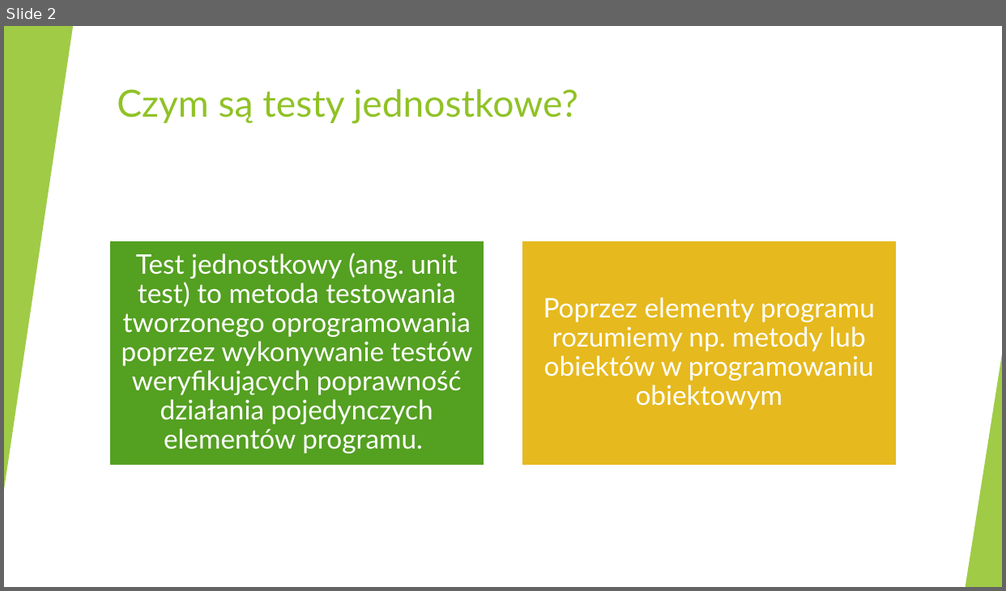
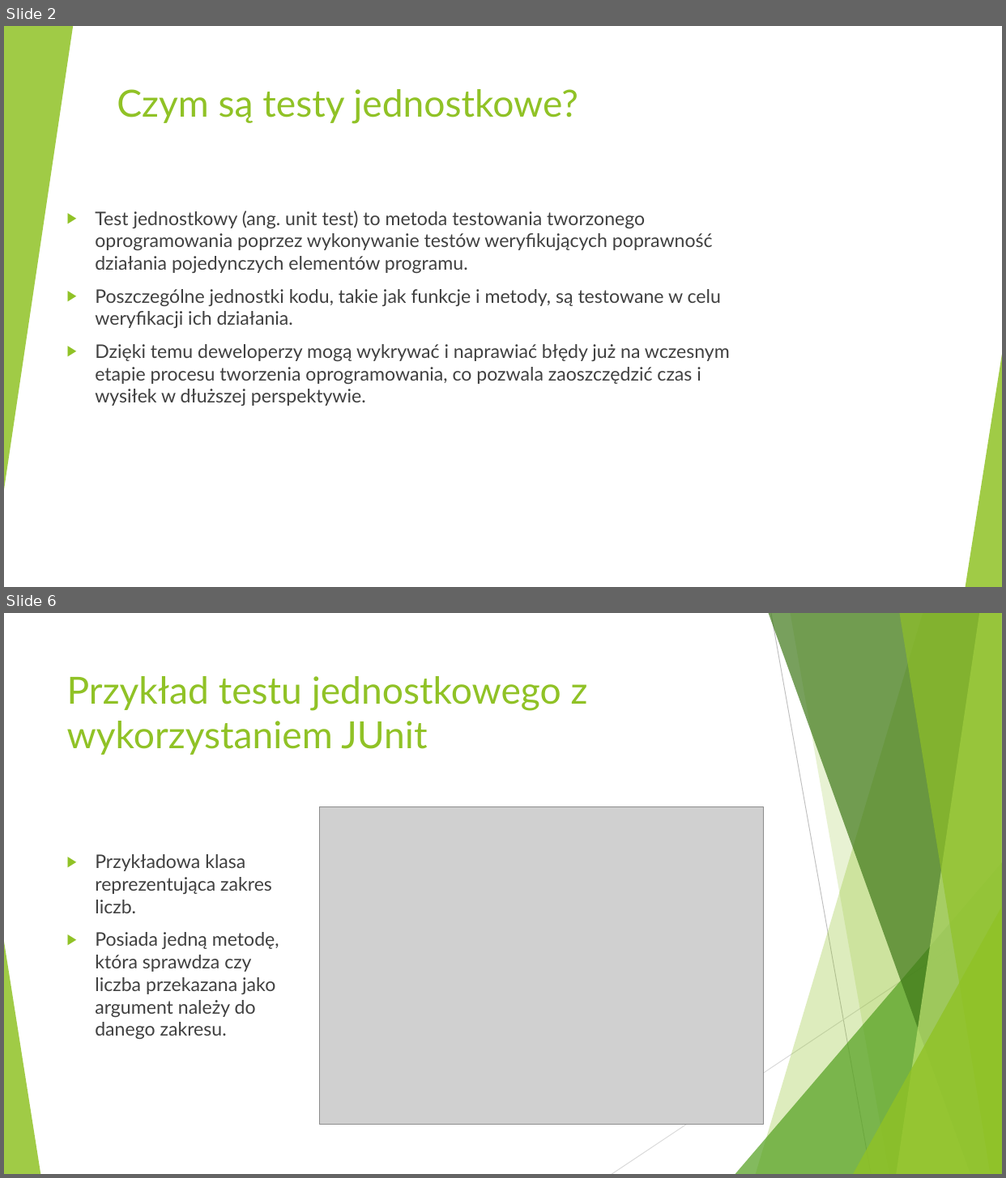
Before and after one commit to markow1997/AdvanceProgrammingTechniques_2223, a slide deck: KonradStepniak/Testy jednostkowe Konrad Stępniak.pptx. Shown one above the other, each under a label of ours: slide 2 before the commit, slides 2 and 6 after it; the slides between them are not shown. The pictures are 1006x591 and 1006x1178 pixels, drawn with LibreOffice and Linux fonts; fonts in the diff are those of the drawing; grey boxes stand for pictures. Boxes give left, top, right and bottom in pixels: in the first picture for what was removed or moved away, otherwise in the second. Text is boxed around its words. In the diff, an @@ line names an element or a change of style, - is before the commit and + after.

```diff
--- a/KonradStepniak/Testy jednostkowe Konrad Stępniak.pptx
+++ b/KonradStepniak/Testy jednostkowe Konrad Stępniak.pptx
@@ slide 6 added at (4, 613, 1002, 1174), background #FFFFFF; not listed: 10 template elements that a slide beside it also shows @@
@@ title added at (67, 676, 588, 755), 36 pt, text #90C226 @@
+Przykład testu jednostkowego z wykorzystaniem JUnit
@@ picture added at (319, 807, 763, 1125) @@
@@ text added at (95, 854, 279, 1039), 18 pt, text #404040 @@
+▶ Przykładowa klasa reprezentująca zakres liczb.
+▶ Posiada jedną metodę, która sprawdza czy liczba przekazana jako argument należy do danego zakresu.
@@ slide 2 changed as well @@
@@ text added at (95, 211, 730, 406), 18 pt, text #404040 @@
+▶ Test jednostkowy (ang. unit test) to metoda testowania tworzonego oprogramowania poprzez wykonywanie testów weryfikujących poprawność działania pojedynczych elementów programu.
+▶ Poszczególne jednostki kodu, takie jak funkcje i metody, są testowane w celu weryfikacji ich działania.
+▶ Dzięki temu deweloperzy mogą wykrywać i naprawiać błędy już na wczesnym etapie procesu tworzenia oprogramowania, co pozwala zaoszczędzić czas i wysiłek w dłuższej perspektywie.
@@ group removed at (109, 241, 897, 466): 2 rectangles, 2 texts @@
-Test jednostkowy (ang. unit test) to metoda testowania tworzonego oprogramowania poprzez wykonywanie testów weryfikujących poprawność działania pojedynczych elementów programu.
-Poprzez elementy programu rozumiemy np. metody lub obiektów w programowaniu obiektowym
```
Also in this commit, not shown: 3 other slides changed, 9 other slides added, 3 slides removed.
